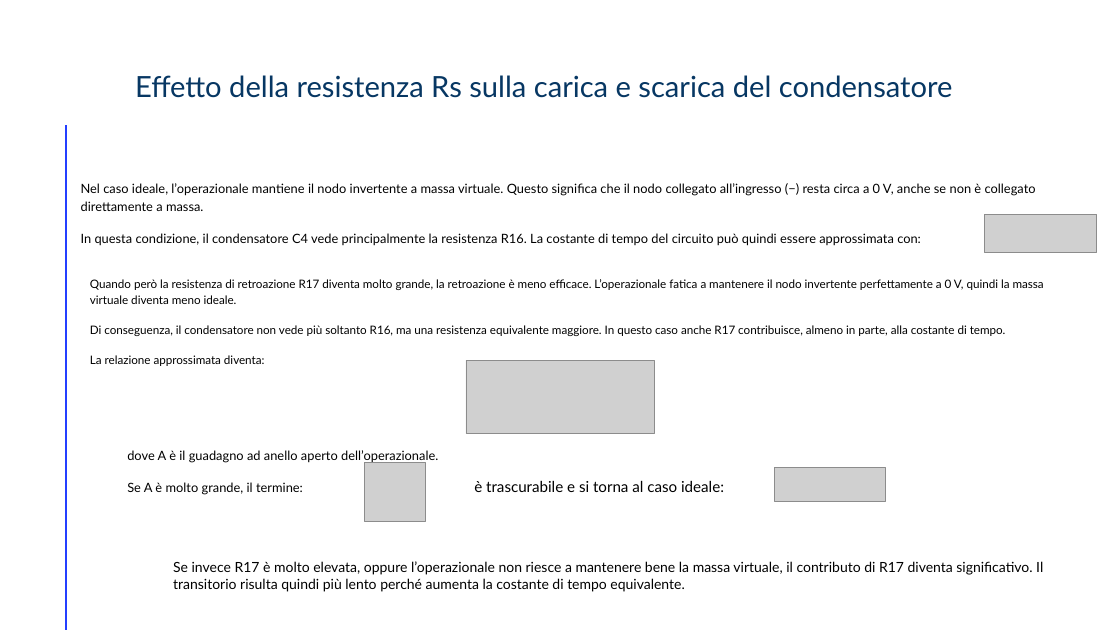
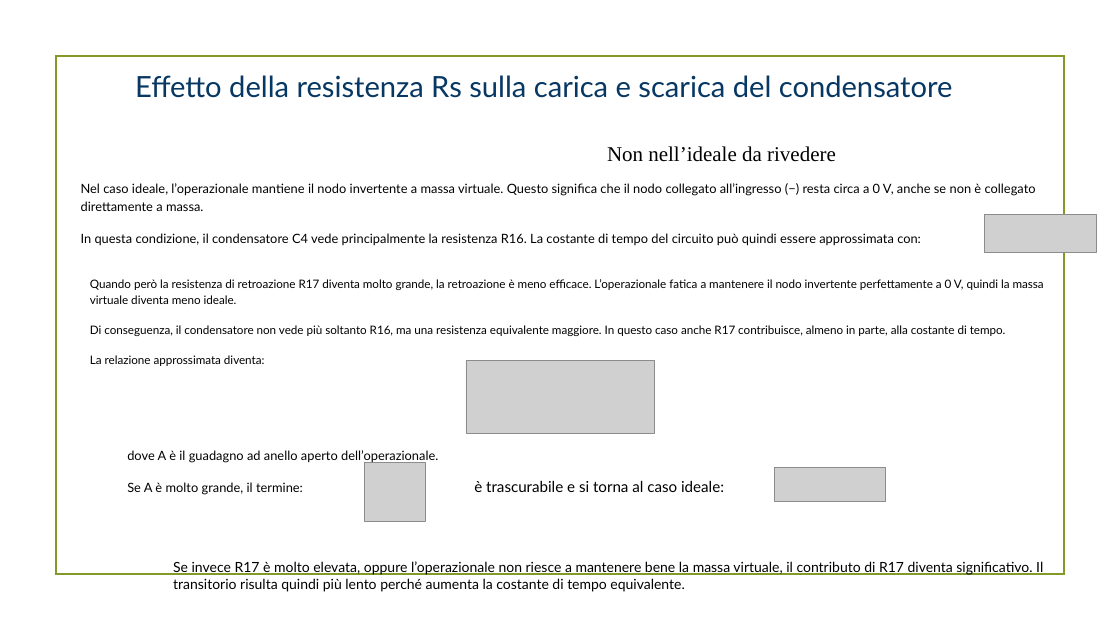
Before and after one commit to RiccardoSC2050/Progetto-sistemi-elettronici, a slide deck: slide 64 of presentazione/demoCompleta.pptx (slide 55 before the commit). Drawn at 1120x630 pixels with LibreOffice and Linux fonts; fonts in the diff are those of the drawing; grey boxes stand for pictures; background and template pictures are left out. Boxes give left, top, right and bottom in pixels: in the first picture for what was removed or moved away, otherwise in the second. Text is boxed around its words. In the diff, an @@ line names an element or a change of style, - is before the commit and + after.

```diff
--- a/presentazione/demoCompleta.pptx
+++ b/presentazione/demoCompleta.pptx
@@ rectangle added at (x1=55, y1=56, x2=1064, y2=575), outline #83992A 1.25 pt @@
@@ line removed from (66, 126) to (66, 630) @@
@@ text added at (x1=607, y1=146, x2=836, y2=162), 18 pt, text #000000 @@
+Non nell’ideale da rivedere
```
Also in this commit, not shown: 57 other slides changed, 13 slides added, 3 slides removed, 13 other files.
